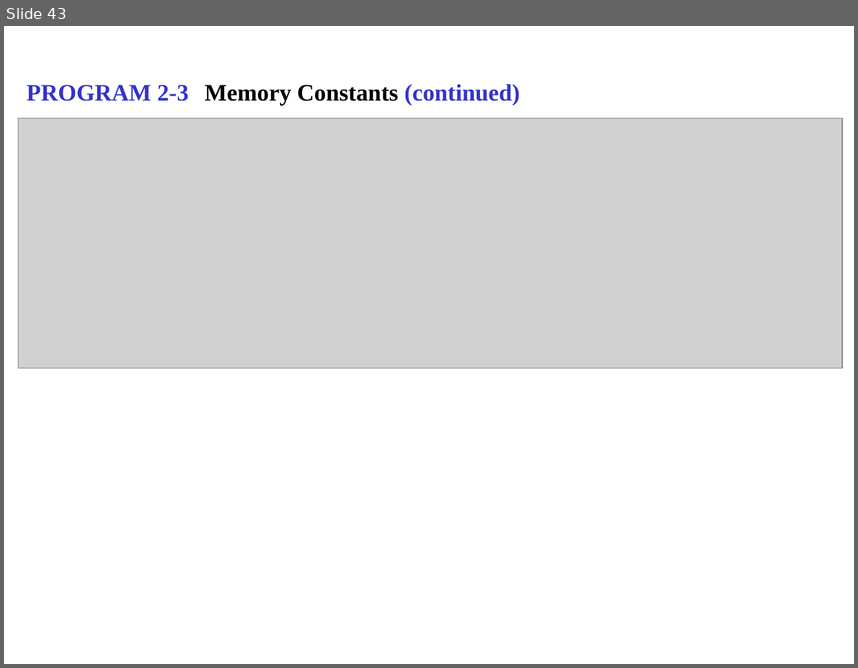
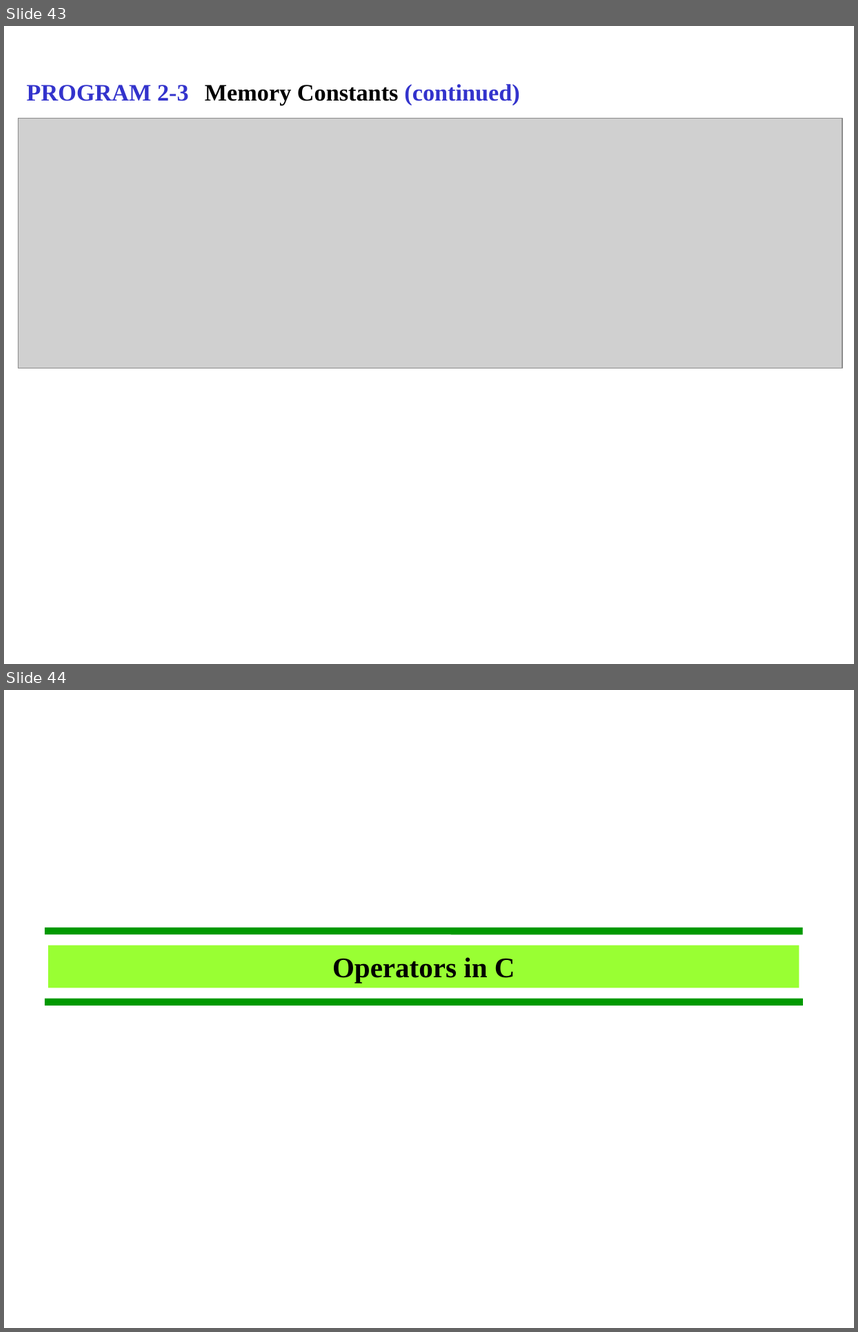
Before and after one commit to mentormaya/notes, a slide deck: assets/Computer_Science/Class_11/C Programming.ppt. Shown one above the other, each under a label of ours: slide 43 before the commit, slides 43 and 44 after it. The pictures are 858x668 and 858x1332 pixels, drawn with LibreOffice and Linux fonts; fonts in the diff are those of the drawing; grey boxes stand for pictures. Boxes give left, top, right and bottom in pixels: in the first picture for what was removed or moved away, otherwise in the second. Text is boxed around its words. In the diff, an @@ line names an element or a change of style, - is before the commit and + after.

```diff
--- a/assets/Computer_Science/Class_11/C Programming.ppt
+++ b/assets/Computer_Science/Class_11/C Programming.ppt
@@ slide 44 added at (4,690,854,1328), background #FFFFFF @@
@@ line added from (45, 931) to (803, 931), #009900 6.01 pt @@
@@ rectangle added at (48,945,799,987), fill #99FF33, 24 pt, text #000000, bold @@
+Operators in C
@@ line added from (45, 1002) to (803, 1002), #009900 6.01 pt @@
```
Also in this commit, not shown: 10 other slides added.
